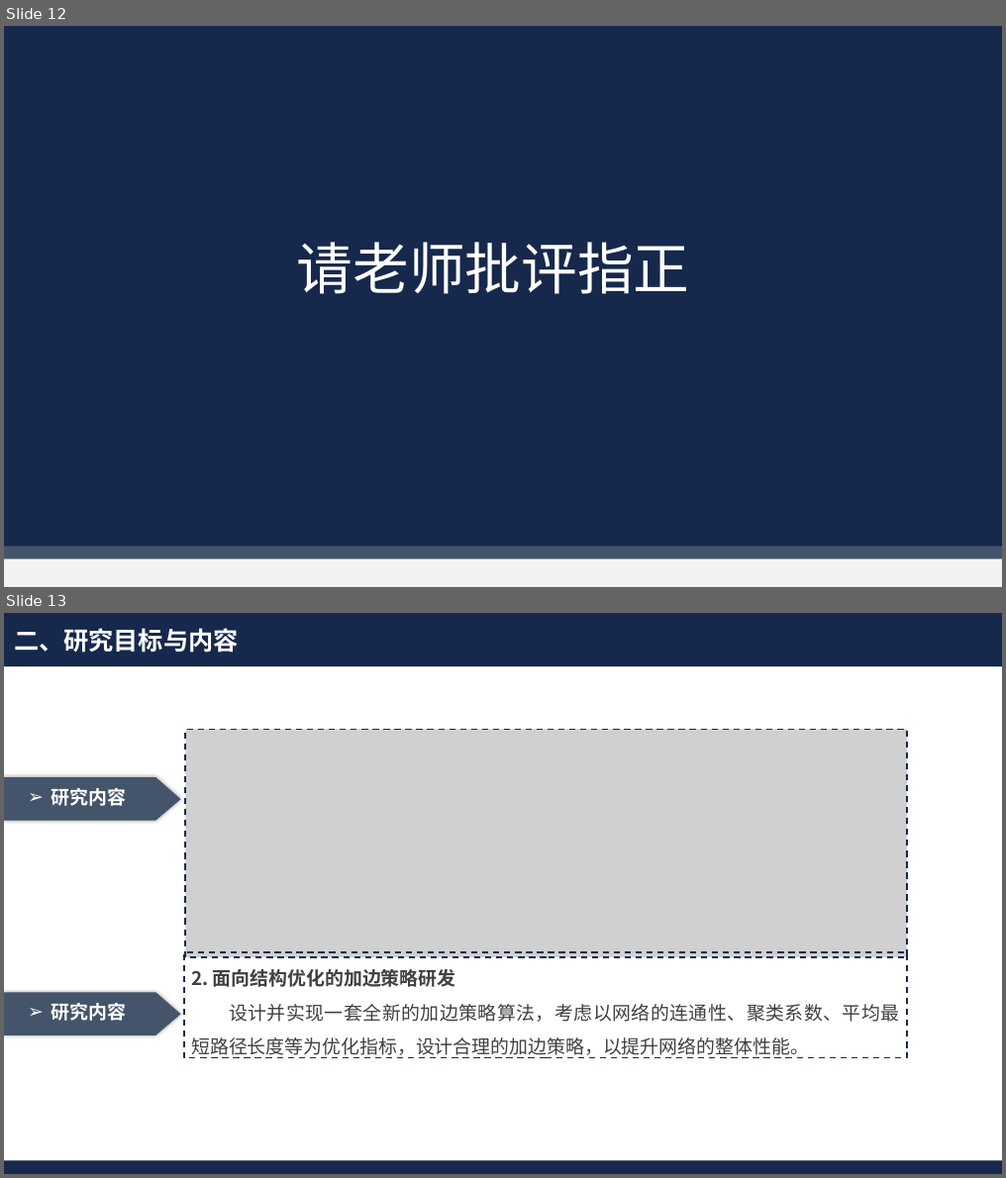
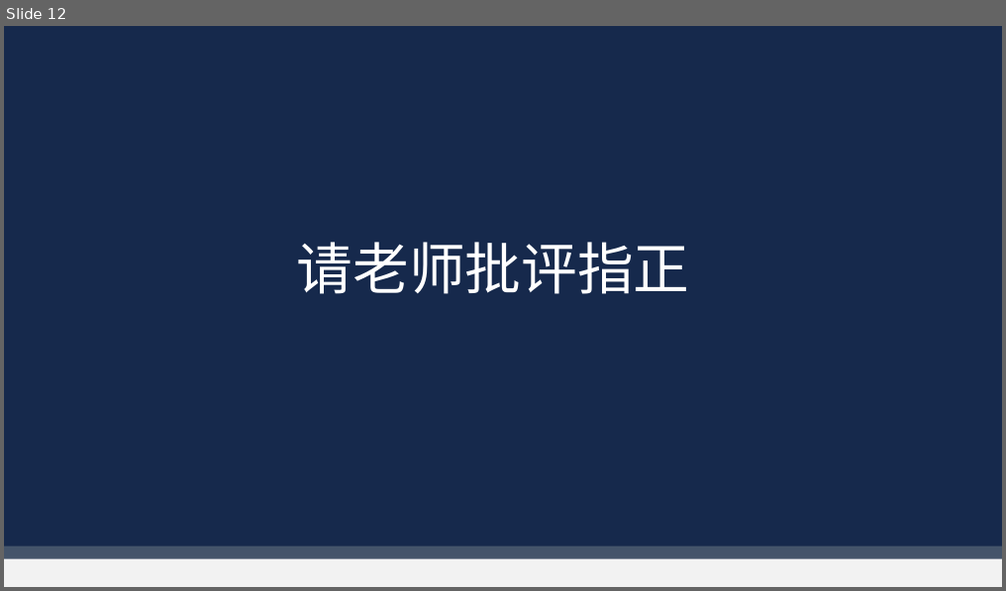
Before and after one commit to Akihi7777/day-day-up, a slide deck: 毕业近在咫尺/开题答辩.pptx. Shown one above the other, each under a label of ours: slides 12 and 13 before the commit, slide 12 after it. The pictures are 1006x1178 and 1006x591 pixels, drawn with LibreOffice and Linux fonts; fonts in the diff are those of the drawing; grey boxes stand for pictures; background and template pictures are left out. Boxes give left, top, right and bottom in pixels: in the first picture for what was removed or moved away, otherwise in the second. Text is boxed around its words. In the diff, an @@ line names an element or a change of style, - is before the commit and + after.

```diff
--- a/毕业近在咫尺/开题答辩.pptx
+++ b/毕业近在咫尺/开题答辩.pptx
@@ slide 13 removed at (4, 613, 1002, 1174), background #FFFFFF @@
@@ rectangle removed at (4, 613, 1002, 666) @@
@@ text removed at (14, 628, 239, 653) @@
-二、研究目标与内容
@@ picture removed at (185, 729, 907, 958) @@
@@ freeform shape removed at (4, 777, 180, 820) @@
@@ text removed at (52, 788, 127, 806) @@
-➢ 研究内容
@@ rectangle removed at (183, 953, 907, 1059) @@
-2. 面向结构优化的加边策略研发
-设计并实现一套全新的加边策略算法，考虑以网络的连通性、聚类系数、平均最短路径长度等为优化指标，设计合理的加边策略，以提升网络的整体性能。
@@ freeform shape removed at (4, 992, 180, 1035) @@
@@ text removed at (52, 1003, 127, 1021) @@
-➢ 研究内容
@@ rectangle removed at (4, 1161, 1002, 1174) @@
```
Also in this commit, not shown: 4 slides changed, 1 other slide removed, 1 other file.
